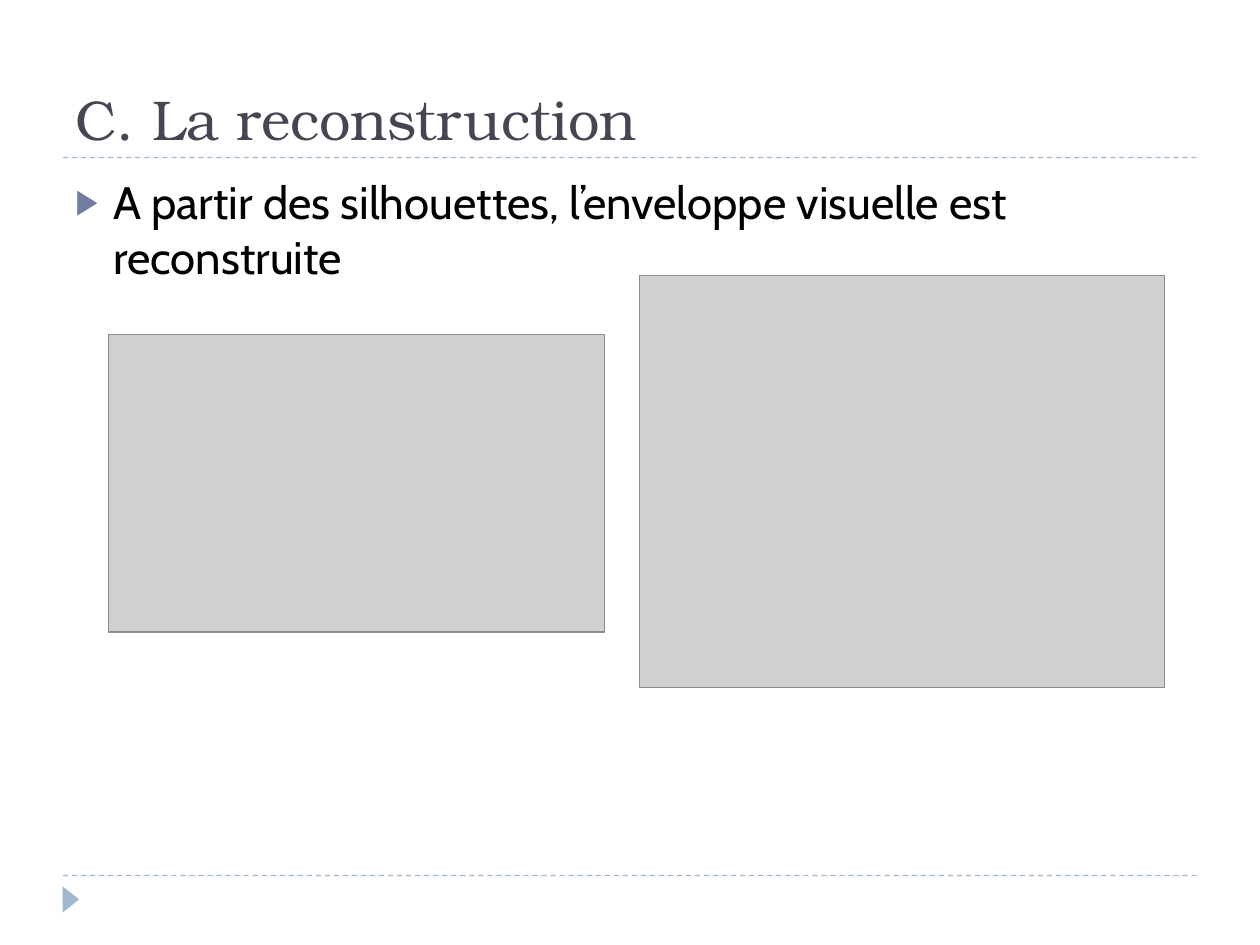
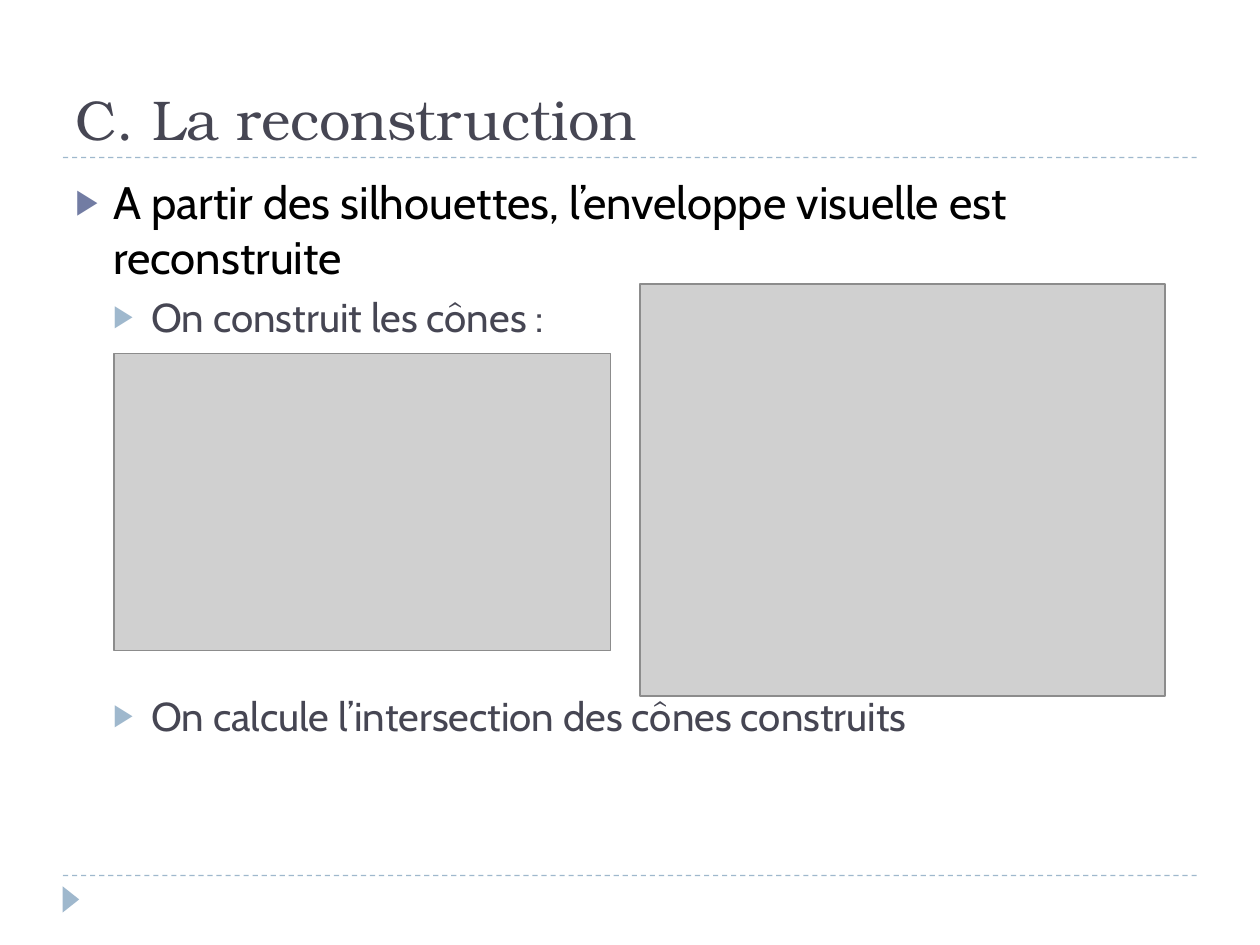
Before and after one commit to Involture/fuuusion, a slide deck: slide 7 of livrables/Oral/Presentation_Tim.pptx (slide 6 before the commit). Drawn at 1260x945 pixels with LibreOffice and Linux fonts; fonts in the diff are those of the drawing; grey boxes stand for pictures. Boxes give left, top, right and bottom in pixels: in the first picture for what was removed or moved away, otherwise in the second. Text is boxed around its words. In the diff, an @@ line names an element or a change of style, - is before the commit and + after.

```diff
--- a/livrables/Oral/Presentation_Tim.pptx
+++ b/livrables/Oral/Presentation_Tim.pptx
@@ picture: place and size @@
-picture at [640,276,1166,688]
+picture at [640,284,1166,696]
@@ text at [151,302,907,732]: paragraphs added @@
+  ▶ On construit les cônes :
+  ▶ On calcule l’intersection des cônes construits
@@ picture: place and size @@
-picture at [108,335,605,633]
+picture at [115,354,611,651]
```
Also in this commit, not shown: 2 other slides changed, 1 slide added, 47 other files.
